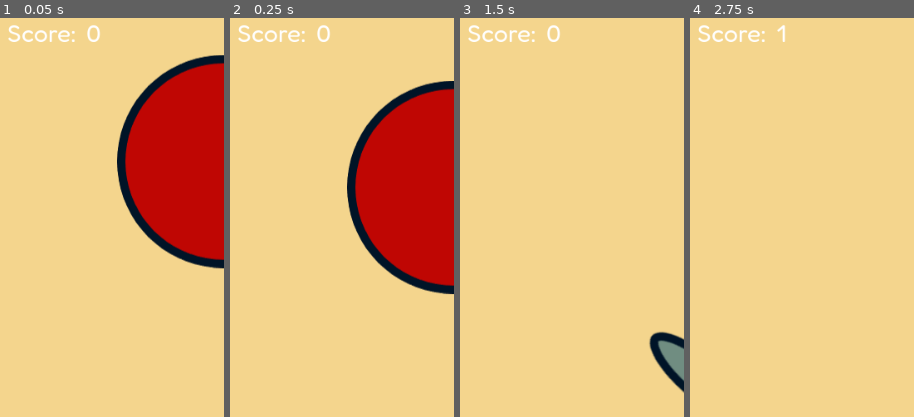
Above: before the commit, frames 1-4 (left to right).
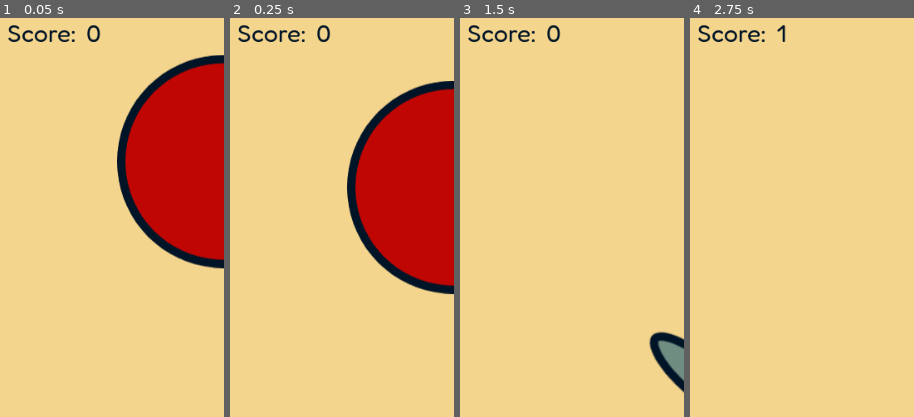
Above: after the commit, the same moments.

Repository: casellner/Idle-Jacks
Game: Godot game, scene res://game.tscn
Same seed, same stepped clock (60 frames per second), same inputs: the game is played once before the commit and once after it.
Inputs (mouse positions are % of the whole screen's width and height, from its top left):
- Up to frame 1 (0.05 s): no input
- Up to frame 2 (0.25 s): no input
- Up to frame 3 (1.5 s): click (50, 32) at 0.5 s; click (50, 80) at 1.25 s
- Up to frame 4 (2.75 s): click (50, 46) at 2 s
The pictures show only the part of the screen within x 0-50%, y 0-50%; the shares and areas given below are measured in that part.

The runs differ from the first frame. In frame 1, 0.7% of the frame differs, in the area x 3-46%, y 1-7%; in frame 2, 0.7%; in frame 3, 0.7%; in frame 4, 0.6%.

Commit message:
Change text color

Diff:
--- a/Godot/game.tscn
+++ b/Godot/game.tscn
@@ -34,7 +34,8 @@
 offset_left = 105.0
 offset_right = 145.0
 offset_bottom = 40.0
-theme = SubResource("Theme_3ls1i")
+theme = SubResource("Theme_ql8bq")
+theme_override_colors/default_color = Color(0, 0.0784314, 0.152941, 1)
 text = "0"
 
 [node name="ScoreLabel" type="RichTextLabel" parent="."]
@@ -42,6 +43,7 @@
 offset_right = 94.0
 offset_bottom = 40.0
 theme = SubResource("Theme_v6quk")
+theme_override_colors/default_color = Color(0, 0.0784314, 0.152941, 1)
 text = "Score:"
 
 [node name="StaticBody2D" type="StaticBody2D" parent="."]
Not shown: 1 places in Godot/game.tscn that only renumber resources
